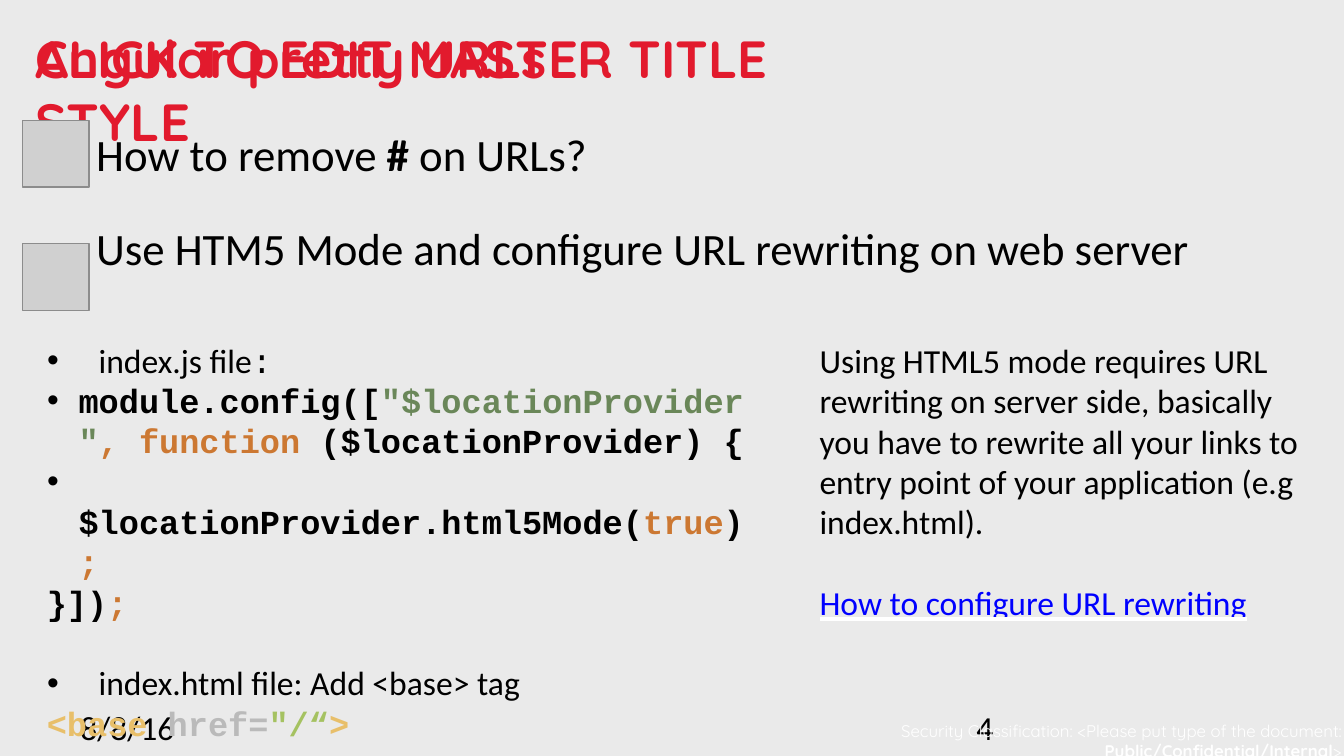
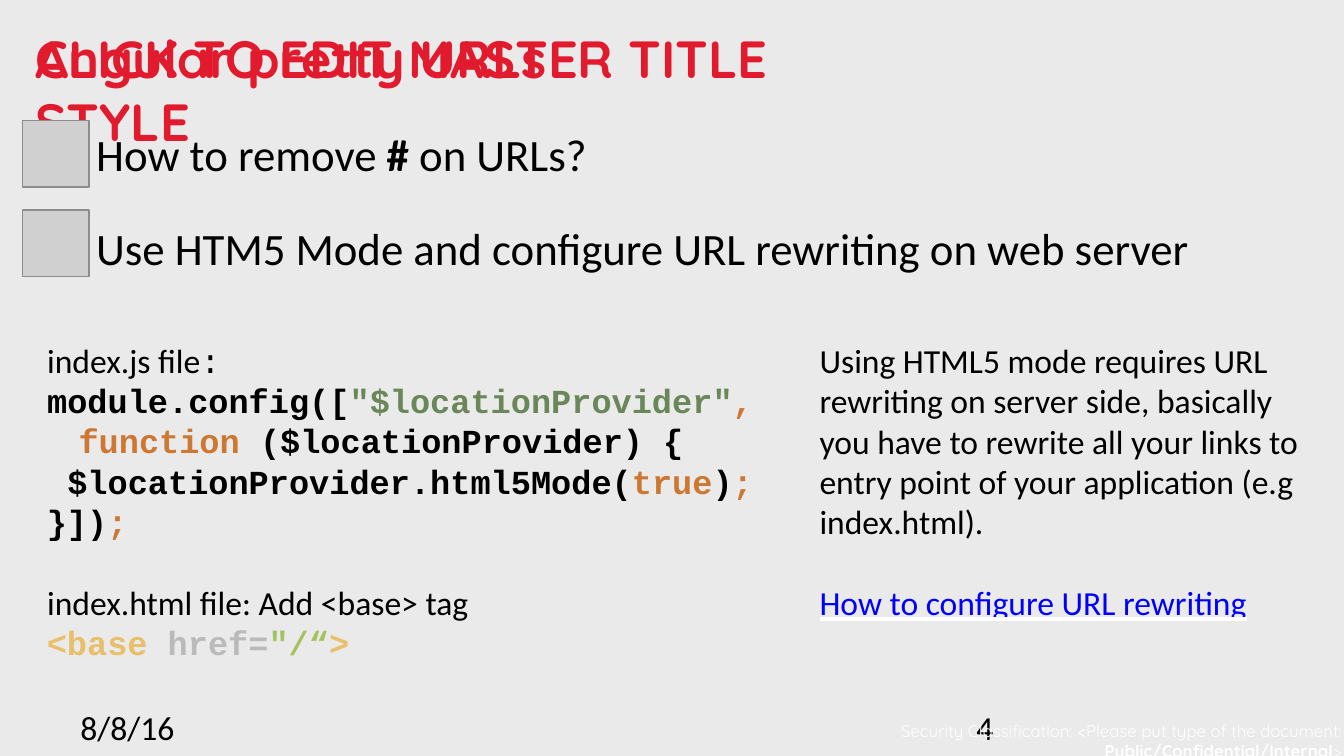
Before and after one commit to nnsan/angular_best_practice, a slide deck: slide 4 of Angular best practice.pptx. Drawn at 1344x756 pixels with LibreOffice and Linux fonts; fonts in the diff are those of the drawing; grey boxes stand for pictures; background and template pictures are left out. Boxes give left, top, right and bottom in pixels: in the first picture for what was removed or moved away, otherwise in the second. Text is boxed around its words. In the diff, an @@ line names an element or a change of style, - is before the commit and + after.

Commit message:
Style presentation file

```diff
--- a/Angular best practice.pptx
+++ b/Angular best practice.pptx
@@ picture: place and size @@
-picture at (23, 243, 90, 310)
+picture at (23, 210, 90, 277)
@@ text at (47, 349, 753, 621): bullet • to none @@
```
Also in this commit, not shown: 7 other slides changed.
